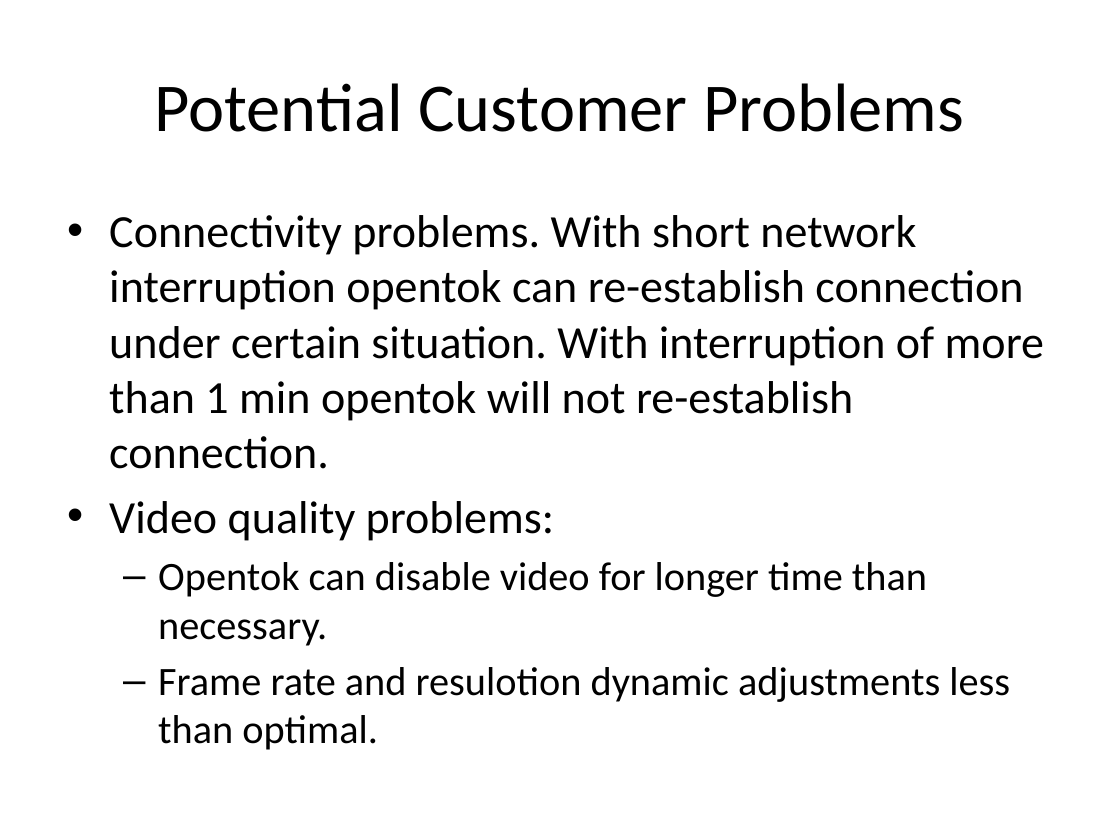
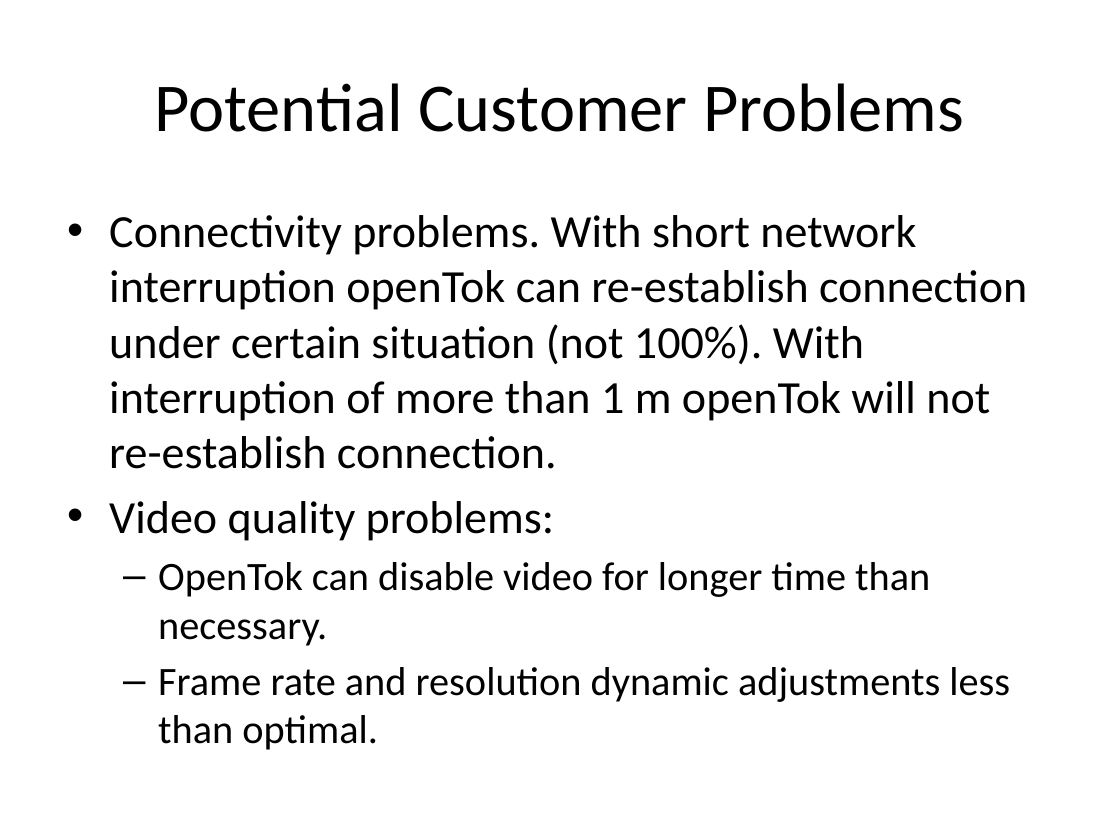
Before and after one commit to LukeZhao/misc, a slide deck: slide 8 of opentokvideofix/OpenTok Issues and Solutions.pptx. Drawn at 1120x840 pixels with LibreOffice and Linux fonts; fonts in the diff are those of the drawing. Boxes give left, top, right and bottom in pixels: in the first picture for what was removed or moved away, otherwise in the second. Text is boxed around its words. In the diff, an @@ line names an element or a change of style, - is before the commit and + after.

```diff
--- a/opentokvideofix/OpenTok Issues and Solutions.pptx
+++ b/opentokvideofix/OpenTok Issues and Solutions.pptx
@@ text at <box>109,215,1027,469</box>: text changed @@
-• Connectivity problems. With short network interruption opentok can re-establish connection under certain situation. With interruption of more than 1 min opentok will not re-establish connection.
+• Connectivity problems. With short network interruption openTok can re-establish connection under certain situation (not 100%). With interruption of more than 1 m openTok will not re-establish connection.
@@ text at <box>158,562,1010,750</box>: text changed @@
-  – Opentok can disable video for longer time than necessary.
-  – Frame rate and resulotion dynamic adjustments less than optimal.
+  – OpenTok can disable video for longer time than necessary.
+  – Frame rate and resolution dynamic adjustments less than optimal.
```
Also in this commit, not shown: 8 other slides changed.
